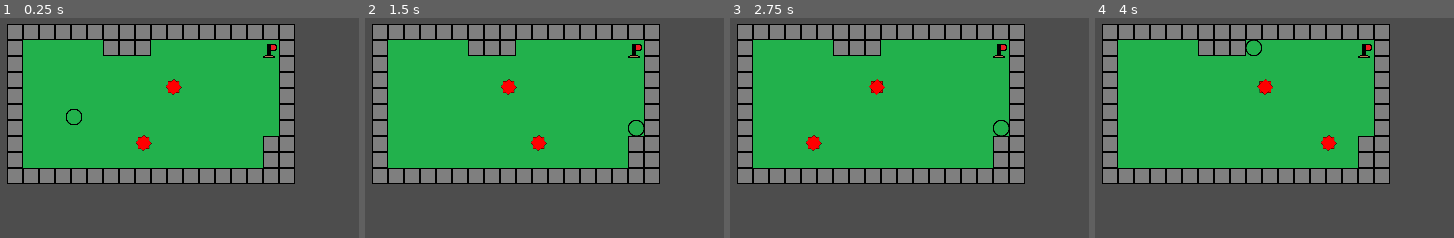
Above: before the commit, frames 1-4 (left to right).
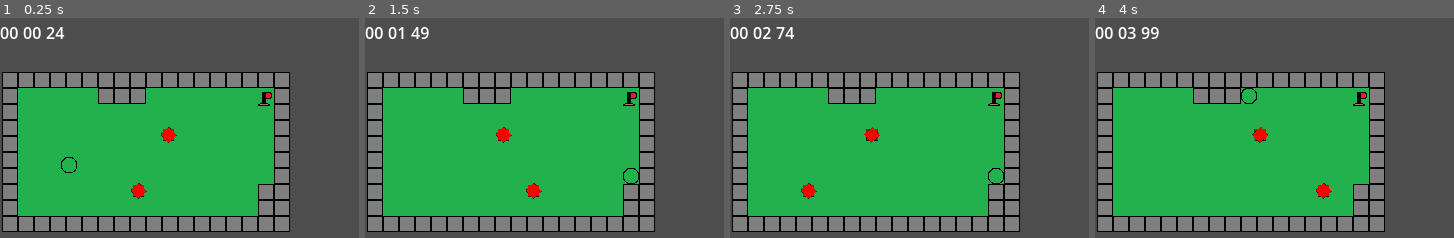
Above: after the commit, the same moments.

Repository: pt80/MobileGame
Game: Godot game, scene res://Scenes/Levels/NeilLevel.tscn
Two runs of this game, one before a commit and one after it. Both use one fixed random seed, a clock stepped at 60 frames per second and the inputs below. This scene is started directly instead of the project's main scene.
Inputs:
- Up to frame 1 (0.25 s): no input
- Up to frame 2 (1.5 s): hold D (right) 0.53-1.28 s; hold S (down) from 1.28 s (still down)
- Up to frame 3 (2.75 s): release S (down) at 2.03 s; hold D (right) from 2.03 s (still down)
- Up to frame 4 (4 s): release D (right) at 2.78 s; hold W (up) 2.78-3.53 s; hold A (left) from 3.53 s (still down)

The runs differ from the first frame. In frame 1, 50% of the frame differs, in the area x 0-83%, y 2-98%; in frame 2, 50%; in frame 3, 50%; in frame 4, 50%.

Commit message:
added timer

Diff:
--- a/Scenes/Levels/NeilLevel.tscn
+++ b/Scenes/Levels/NeilLevel.tscn
@@ -1,9 +1,10 @@
-[gd_scene load_steps=7 format=3 uid="uid://ck1acwu03j4ca"]
+[gd_scene load_steps=8 format=3 uid="uid://ck1acwu03j4ca"]
 
 [ext_resource type="Texture2D" uid="uid://bc523knucw82s" path="res://Images/MobileTileset.png" id="2_klciq"]
 [ext_resource type="PackedScene" uid="uid://dvxpgcsmxdimr" path="res://Scenes/Characters/MainCharacter.tscn" id="3_py15a"]
 [ext_resource type="PackedScene" uid="uid://d318g2sxt2j03" path="res://Scenes/EndPoint.tscn" id="4_7hid3"]
 [ext_resource type="PackedScene" uid="uid://c4srxovnoowrm" path="res://Scenes/Characters/Enemy.tscn" id="4_jktbs"]
+[ext_resource type="Script" path="res://Scenes/Levels/Timer.gd" id="5_djoeo"]
 
 [sub_resource type="TileSetAtlasSource" id="TileSetAtlasSource_368il"]
 texture = ExtResource("2_klciq")
@@ -46,20 +47,37 @@
 
 [node name="TileMap" type="TileMap" parent="."]
 texture_filter = 1
-position = Vector2(7, 11)
+position = Vector2(2, 59)
 tile_set = SubResource("TileSet_c7k7a")
 format = 2
 layer_0/tile_data = PackedInt32Array(0, 0, 0, 1, 0, 0, 2, 0, 0, 3, 0, 0, 4, 0, 0, 5, 0, 0, 6, 0, 0, 65542, 0, 0, 65543, …(2952 unchanged characters)…
 
-[node name="MainCharacter" parent="." instance=ExtResource("3_py15a")]
-position = Vector2(74, 104)
+[node name="MainCharacter" parent="TileMap" instance=ExtResource("3_py15a")]
+position = Vector2(67, 93)
 scale = Vector2(0.25, 0.25)
 
-[node name="Enemy" parent="." instance=ExtResource("4_jktbs")]
-position = Vector2(217, 74)
+[node name="Enemy" parent="TileMap" instance=ExtResource("4_jktbs")]
+position = Vector2(210, 63)
 
-[node name="EndPoint" parent="." instance=ExtResource("4_7hid3")]
-position = Vector2(269, 37)
+[node name="EndPoint" parent="TileMap" instance=ExtResource("4_7hid3")]
+position = Vector2(262, 26)
 
-[node name="Enemy2" parent="." instance=ExtResource("4_jktbs")]
-position = Vector2(187, 130)
+[node name="Enemy2" parent="TileMap" instance=ExtResource("4_jktbs")]
+position = Vector2(180, 119)
+
+[node name="Timer" type="HBoxContainer" parent="."]
+offset_right = 40.0
+offset_bottom = 40.0
+script = ExtResource("5_djoeo")
+
+[node name="Minutes" type="Label" parent="Timer"]
+layout_mode = 2
+text = "00"
+
+[node name="Seconds" type="Label" parent="Timer"]
+layout_mode = 2
+text = "00"
+
+[node name="Miliseconds" type="Label" parent="Timer"]
+layout_mode = 2
+text = "00"
--- /dev/null
+++ b/Scenes/Levels/Timer.gd
@@ -0,0 +1,23 @@
+extends HBoxContainer
+
+@onready var minutesLabel = $Minutes
+@onready var secondsLabel = $Seconds
+@onready var milisecondsLabel = $Miliseconds
+
+var time: float = 0.0
+var minutes = 0
+var seconds = 0
+var milliseconds = 0
+
+func _process(delta):
+	time += delta
+
+	minutes = fmod(time,3600) /60
+	seconds = fmod(time, 60)
+	milliseconds = fmod(time,1) * 100
+
+	minutesLabel.text = "%02d" % minutes
+	secondsLabel.text = "%02d" % seconds
+	milisecondsLabel.text = "%02d" % milliseconds
+
+	print(time)
